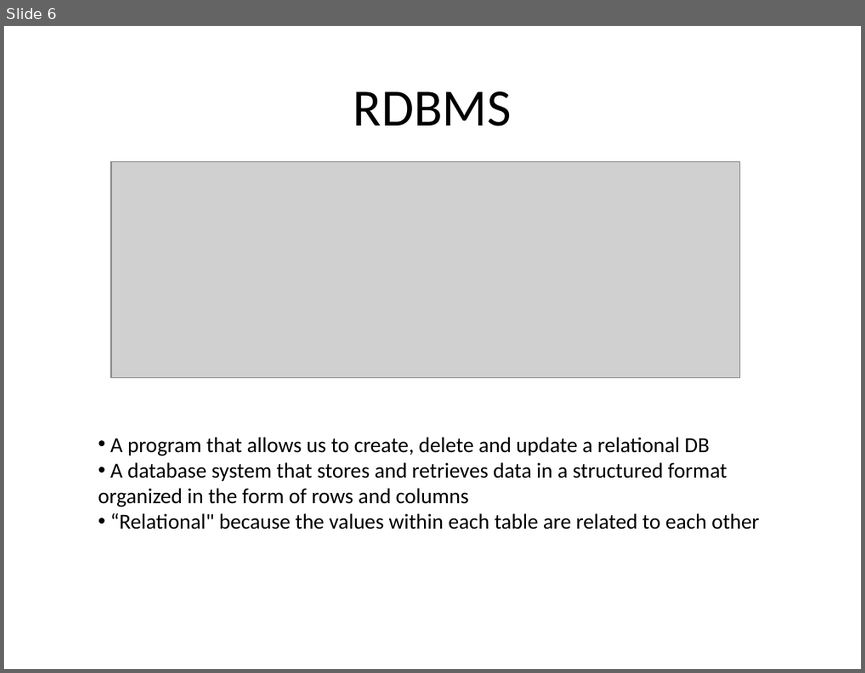
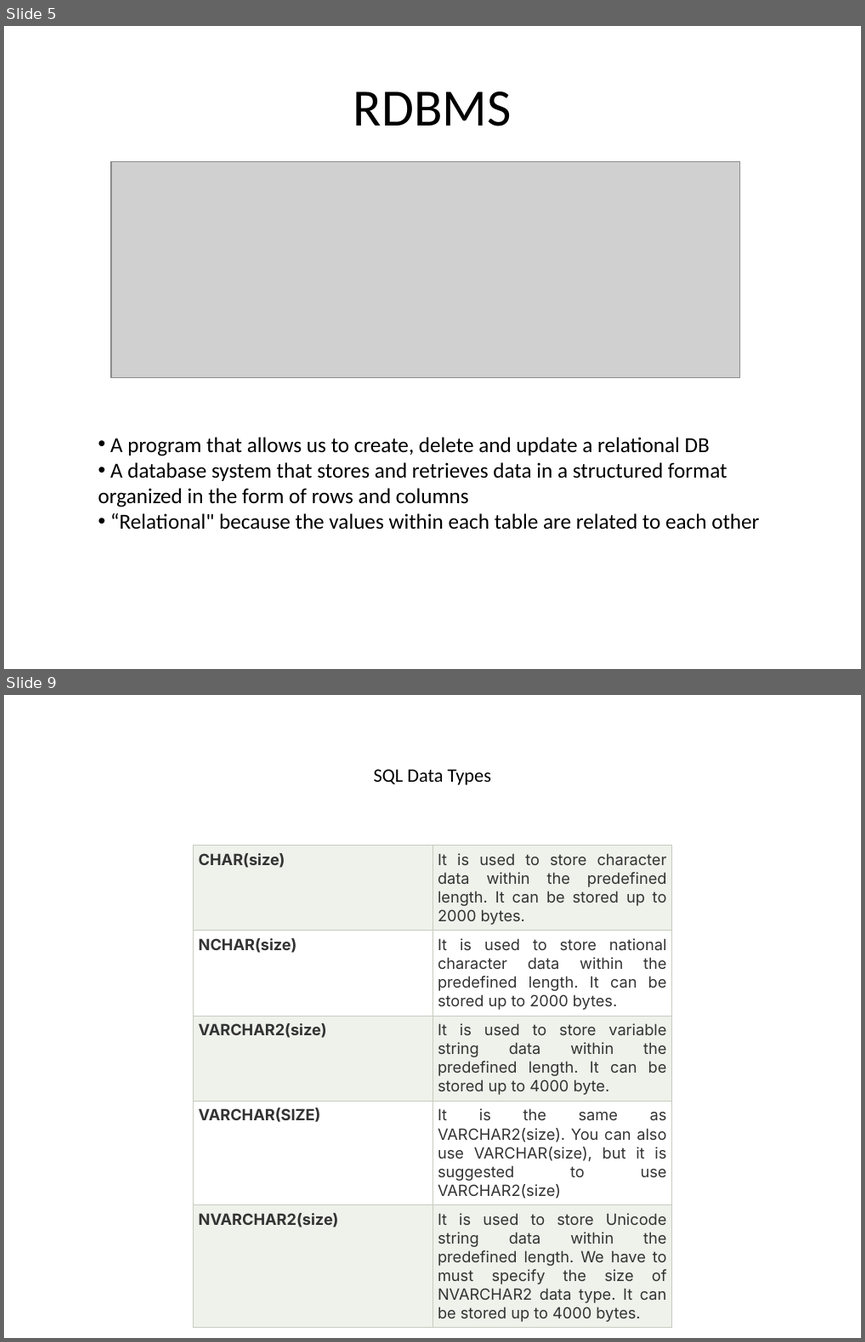
Before and after one commit to goudp4959/Oracle, a slide deck: SQL-latest (1) (4).pptx. Shown one above the other, each under a label of ours: slide 6 before the commit, slides 5 and 9 after it; the slides between them are not shown. The pictures are 865x673 and 865x1342 pixels, drawn with LibreOffice and Linux fonts; fonts in the diff are those of the drawing; grey boxes stand for pictures. Boxes give left, top, right and bottom in pixels: in the first picture for what was removed or moved away, otherwise in the second. Text is boxed around its words. In the diff, an @@ line names an element or a change of style, - is before the commit and + after.

```diff
--- a/SQL-latest (1) (4).pptx
+++ b/SQL-latest (1) (4).pptx
@@ slide 9 added at <box>4,695,861,1338</box>, background #FFFFFF @@
@@ title added at <box>374,769,492,785</box>, 16 pt, text #000000 @@
+SQL Data Types
@@ table added at <box>194,845,671,1325</box>, 5 rows, 2 columns @@
+CHAR(size) | It is used to store character data within the predefined length. It can be stored up to 2000 bytes.
+NCHAR(size) | It is used to store national character data within the predefined length. It can be stored up to 2000 bytes.
+VARCHAR2(size) | It is used to store variable string data within the predefined length. It can be stored up to 4000 byte.
+VARCHAR(SIZE) | It is the same as VARCHAR2(size). You can also use VARCHAR(size), but it is suggested to use VARCHAR2(size)
+NVARCHAR2(size) | It is used to store Unicode string data within the predefined length. We have to must specify the size of NVARCHAR2 data type. It can be stored up to 4000 bytes.
@@ what was slide 6 is now slide 5 @@
```
Also in this commit, not shown: 4 slides changed, 15 other slides added, 1 slide removed.
